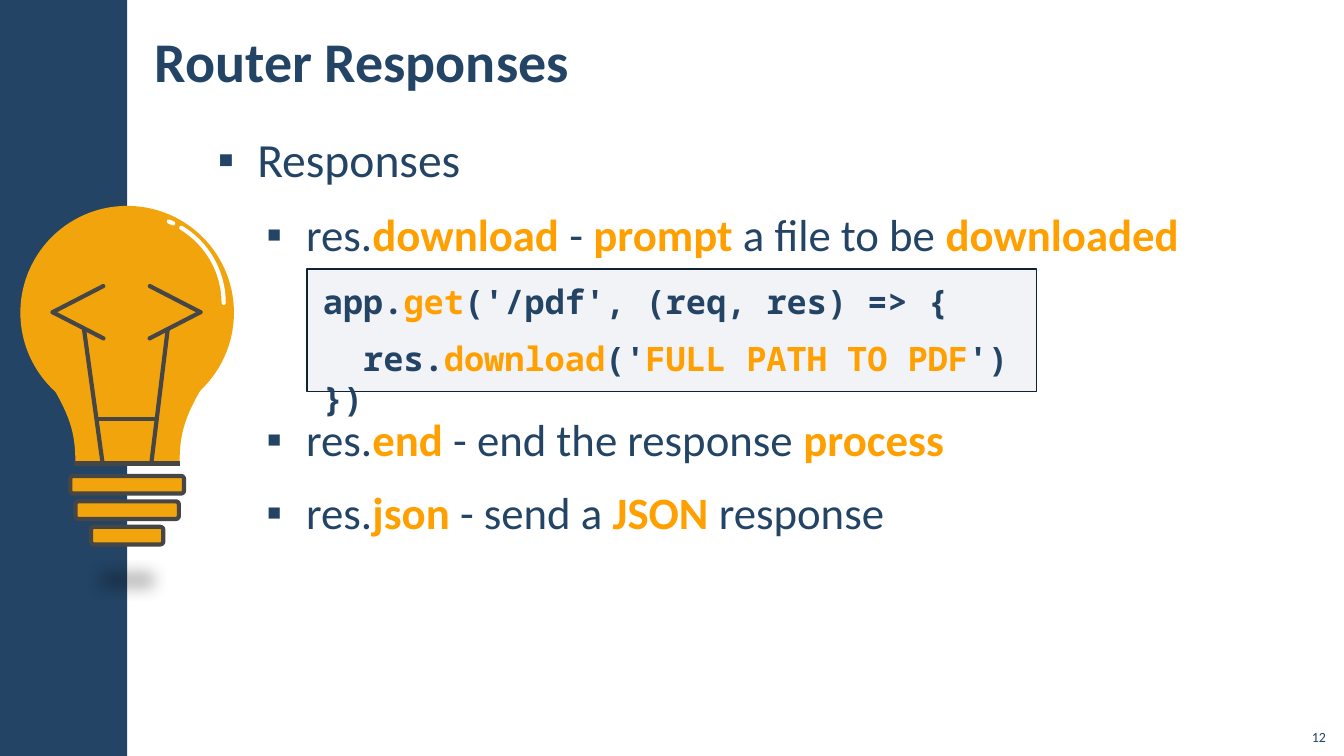
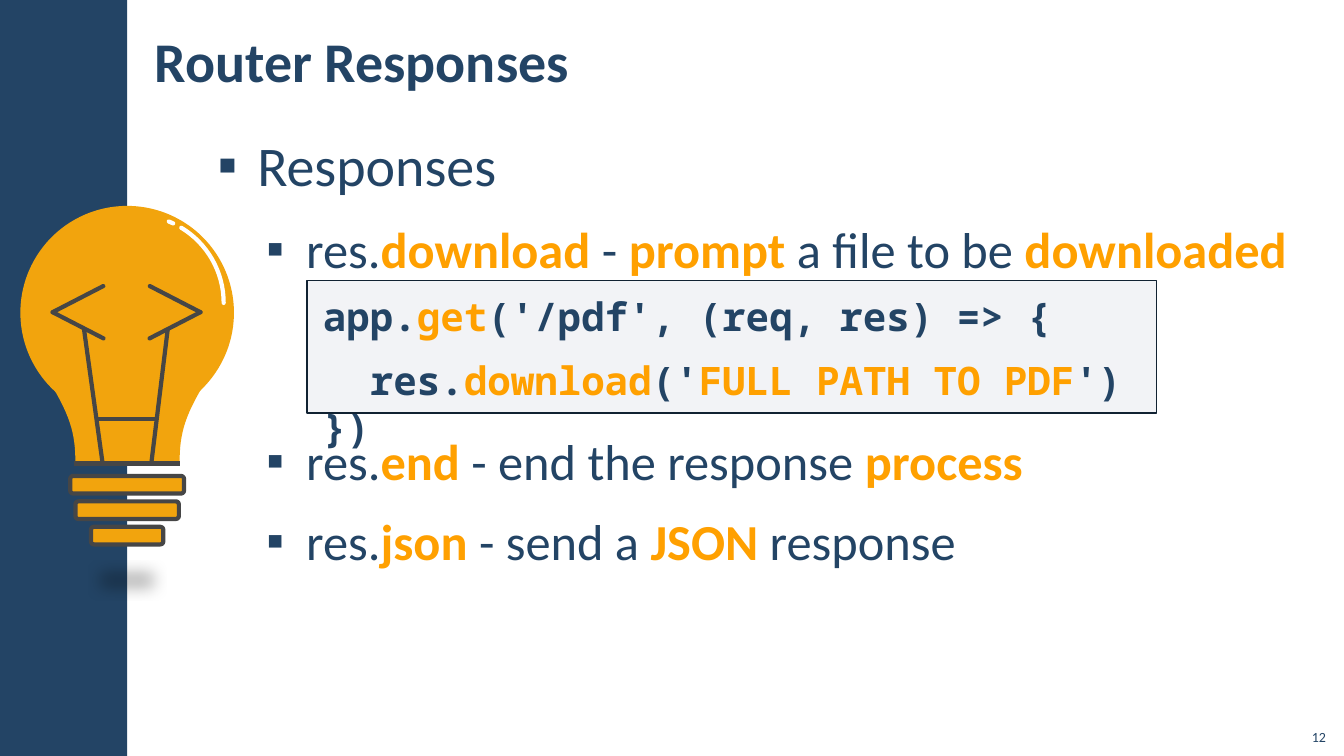
Before and after one commit to slazeRnet/JavaScript, a slide deck: slide 12 of JS-Back-End/03-ExpressJS and Templating/lab/03. ExpressJS-and-Templating.pptx. Drawn at 1344x756 pixels with LibreOffice and Linux fonts; fonts in the diff are those of the drawing; background and template pictures are left out. Boxes give left, top, right and bottom in pixels: in the first picture for what was removed or moved away, otherwise in the second. Text is boxed around its words. In the diff, an @@ line names an element or a change of style, - is before the commit and + after.

```diff
--- a/JS-Back-End/03-ExpressJS and Templating/lab/03. ExpressJS-and-Templating.pptx
+++ b/JS-Back-End/03-ExpressJS and Templating/lab/03. ExpressJS-and-Templating.pptx
@@ text "Responses" at bbox=[257, 150, 1286, 569]: size 34 to 40 pt in "Responses"; size 32 to 36 pt @@
@@ rectangle "app.get('/pdf', (req, res) => {": place and size @@
-rectangle "app.get('/pdf', (req, res) => {" at bbox=[308, 269, 1037, 391]
+rectangle "app.get('/pdf', (req, res) => {" at bbox=[308, 280, 1157, 413]
@@ rectangle "app.get('/pdf', (req, res) => {" at bbox=[308, 280, 1157, 413]: size 24 to 28 pt @@
```
Also in this commit, not shown: 18 other slides changed, 1 slide added, 13 other files.
